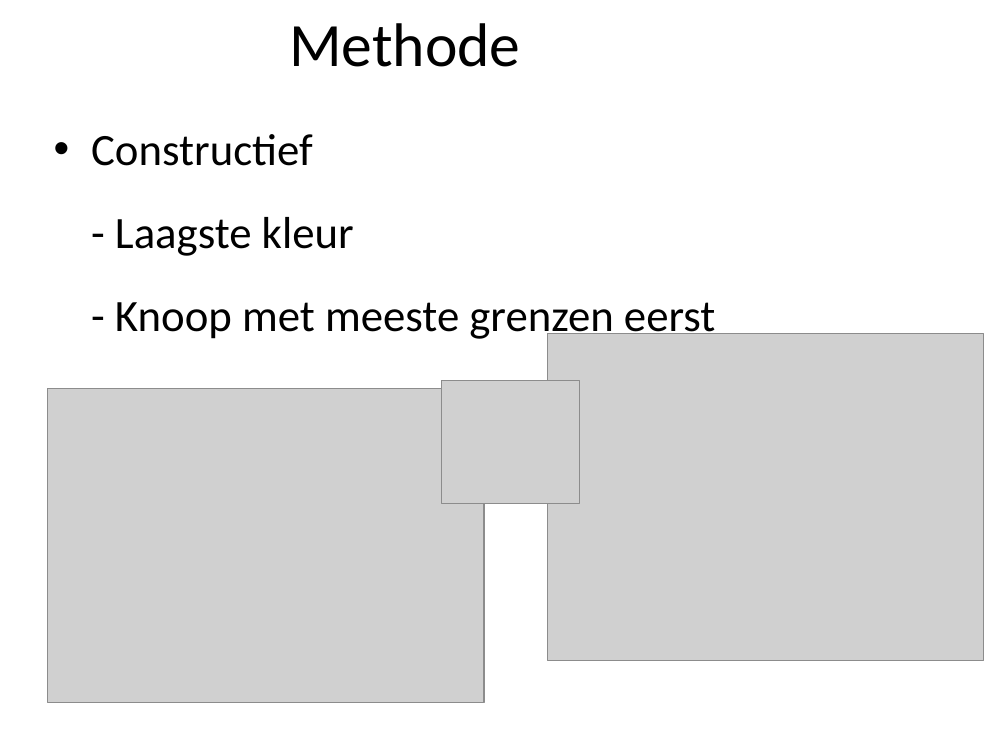
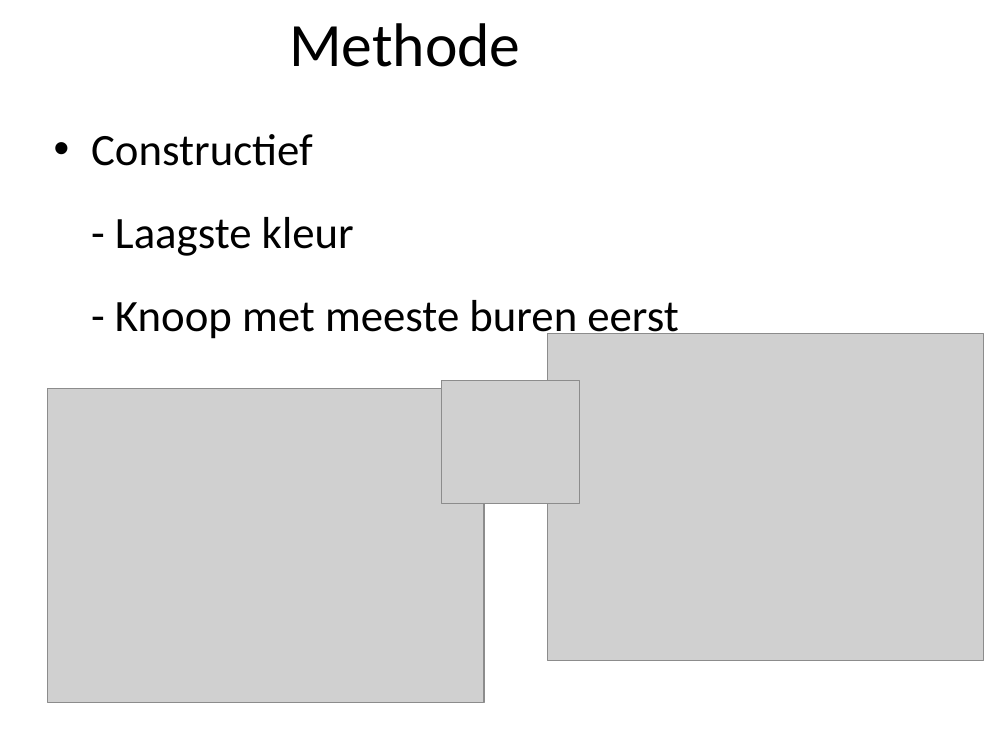
Before and after one commit to marten2/Heuristieken, a slide deck: slide 5 of niks.ppt. Drawn at 1008x756 pixels with LibreOffice and Linux fonts; fonts in the diff are those of the drawing; grey boxes stand for pictures; background and template pictures are left out. Boxes give left, top, right and bottom in pixels: in the first picture for what was removed or moved away, otherwise in the second. Text is boxed around its words. In the diff, an @@ line names an element or a change of style, - is before the commit and + after.

```diff
--- a/niks.ppt
+++ b/niks.ppt
@@ text at (115,300,678,342): text changed @@
-- Knoop met meeste grenzen eerst
+- Knoop met meeste buren eerst
```
Also in this commit, not shown: 9 other slides changed, 2 slides removed, 4 other files.
